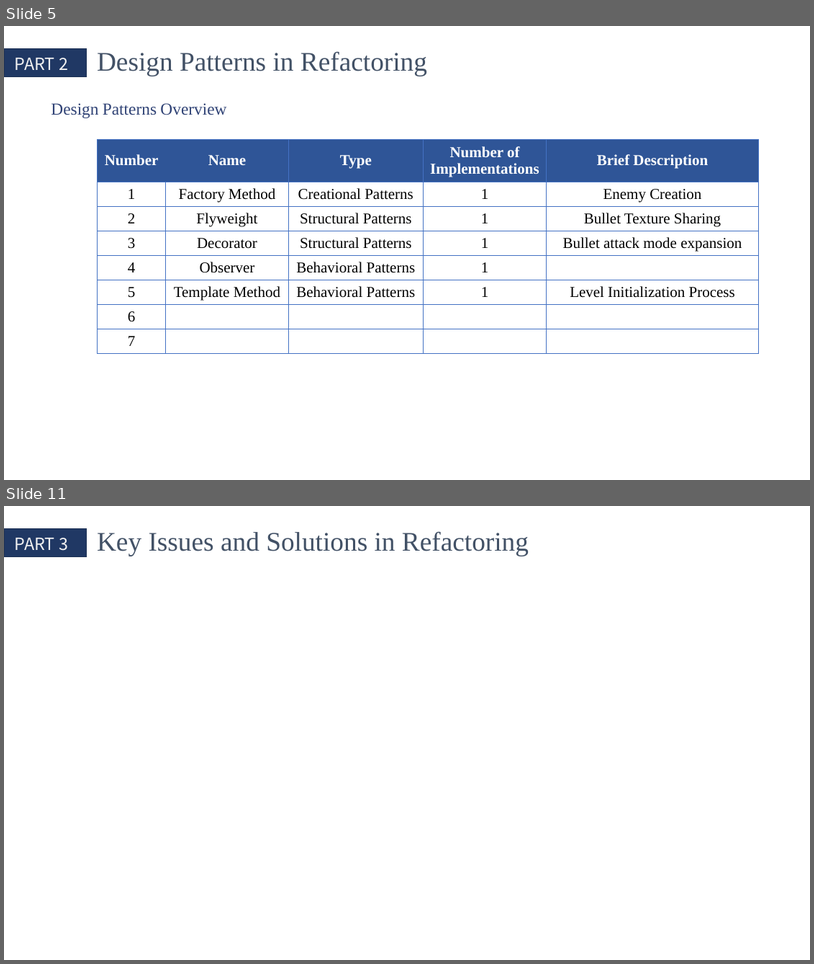
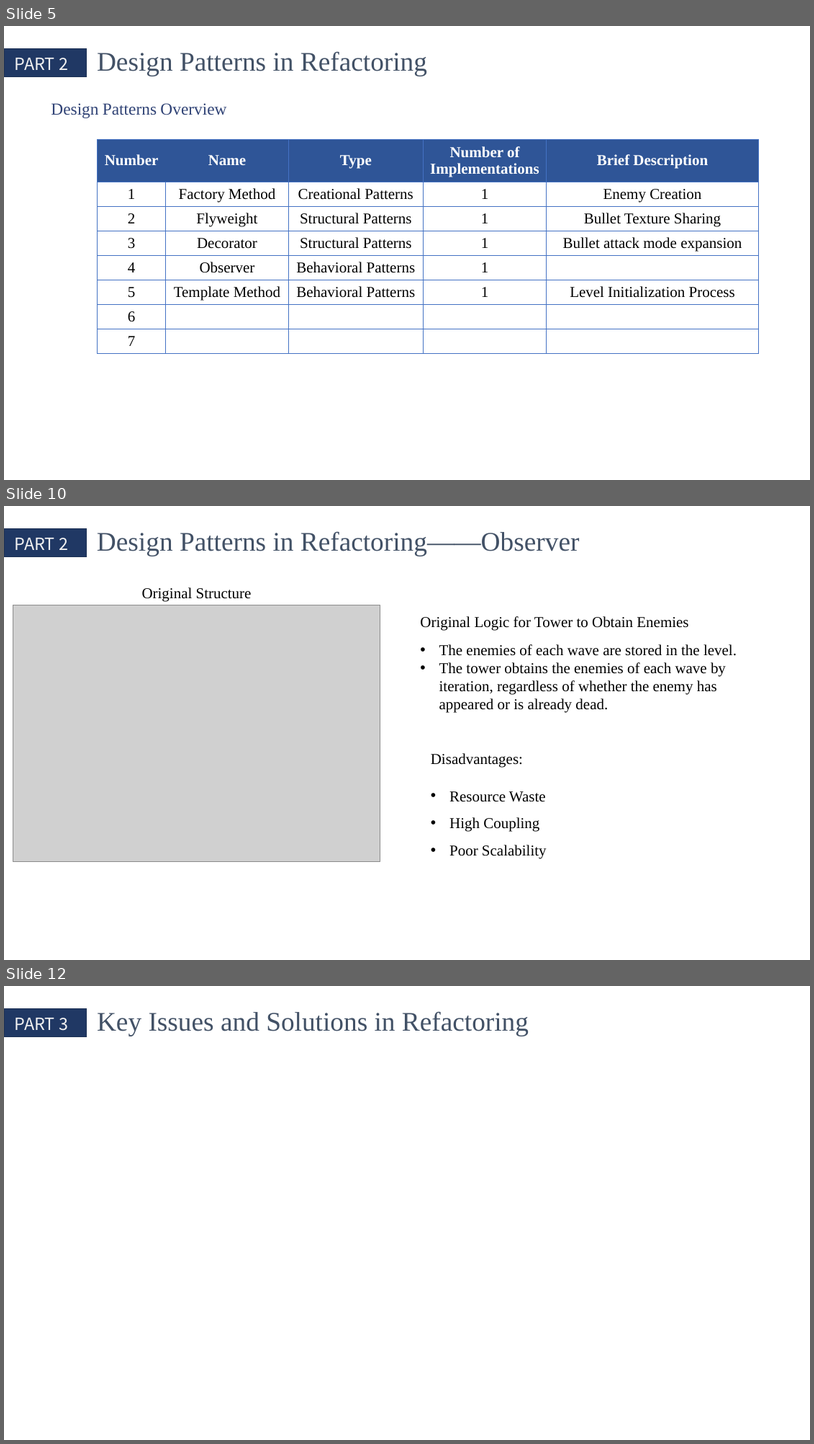
Before and after one commit to QinCheng0928/Cocos2d, a slide deck: 文档/DesignPattern.pptx. Shown one above the other, each under a label of ours: slides 5 and 11 before the commit, slides 5, 10 and 12 after it; the slides between them are not shown. The pictures are 814x964 and 814x1444 pixels, drawn with LibreOffice and Linux fonts; fonts in the diff are those of the drawing; grey boxes stand for pictures. Boxes give left, top, right and bottom in pixels: in the first picture for what was removed or moved away, otherwise in the second. Text is boxed around its words. In the diff, an @@ line names an element or a change of style, - is before the commit and + after.

```diff
--- a/文档/DesignPattern.pptx
+++ b/文档/DesignPattern.pptx
@@ slide 10 added at [4,506,810,960], background #FFFFFF @@
@@ rectangle added at [4,529,86,557], fill #203864, outline #1E3256 1 pt @@
@@ text added at [15,538,68,550], 20 pt, text #F2F2F2 @@
+PART 2
@@ text added at [97,531,580,556], 32 pt, text #425166 @@
+Design Patterns in Refactoring——Observer
@@ text added at [142,587,252,601], 18 pt, text #000000 @@
+Original Structure
@@ picture added at [13,605,381,861] @@
@@ text added at [420,616,737,713], 18 pt, text #000000 @@
+Original Logic for Tower to Obtain Enemies
+• The enemies of each wave are stored in the level.
+• The tower obtains the enemies of each wave by iteration, regardless of whether the enemy has appeared or is already dead.
@@ text added at [431,753,547,859], 18 pt, text #000000 @@
+Disadvantages:
+• Resource Waste
+• High Coupling
+• Poor Scalability
@@ what was slide 11 is now slide 12 @@
```
Also in this commit, not shown: 6 slides changed, 1 slide removed, 1 other file.
